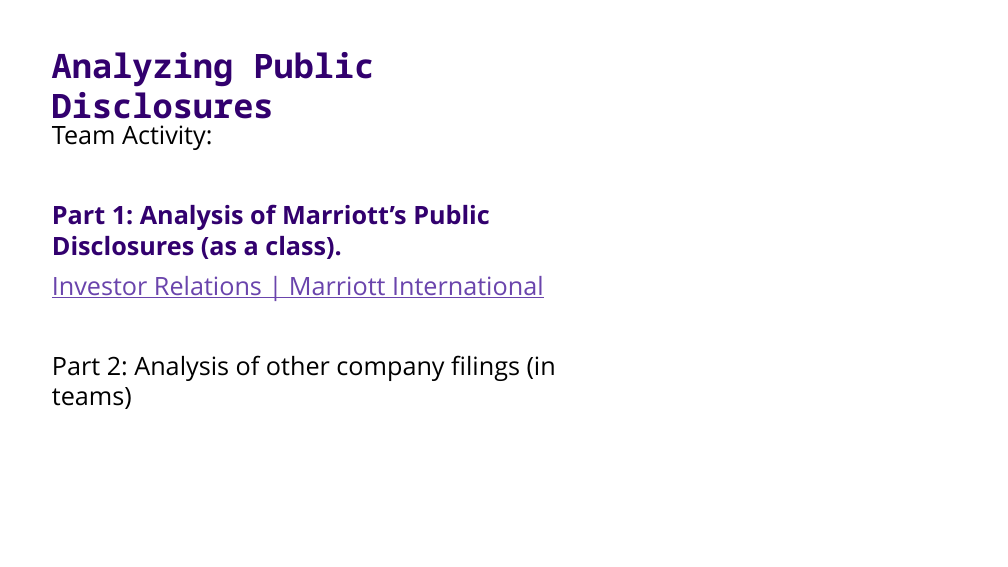
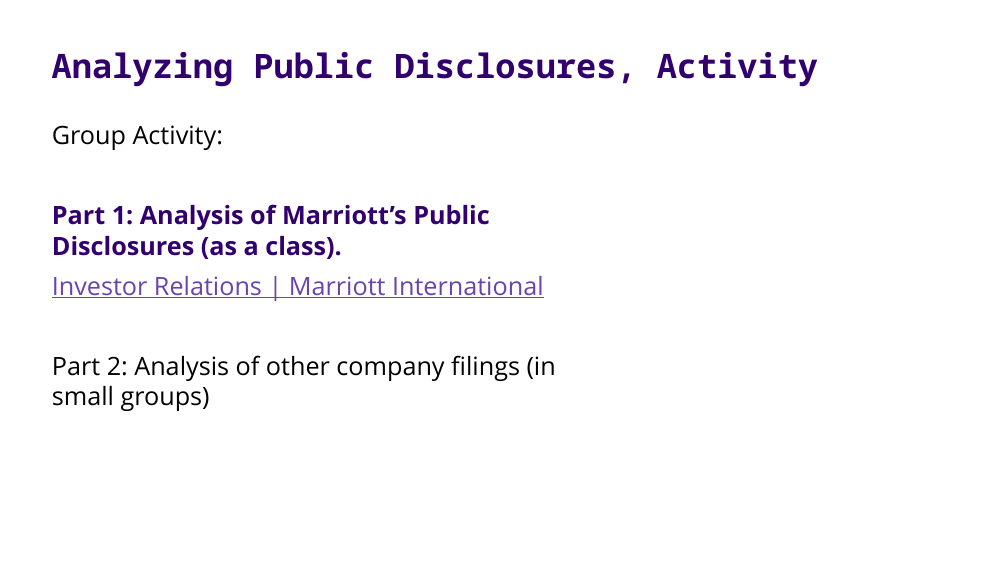
Before and after one commit to ashercurtis/slides.io, a slide deck: slide 32 of BUS AN_500/BUS AN500Class01_2026.pptx (slide 21 before the commit). Drawn at 1008x567 pixels with LibreOffice and Linux fonts; fonts in the diff are those of the drawing. Boxes give left, top, right and bottom in pixels: in the first picture for what was removed or moved away, otherwise in the second. Text is boxed around its words. In the diff, an @@ line names an element or a change of style, - is before the commit and + after.

```diff
--- a/BUS AN_500/BUS AN500Class01_2026.pptx
+++ b/BUS AN_500/BUS AN500Class01_2026.pptx
@@ title at box(52, 52, 818, 87): text changed @@
-Analyzing Public Disclosures
+Analyzing Public Disclosures, Activity
@@ text at box(52, 125, 223, 150): text changed @@
-Team Activity:
+Group Activity:
@@ text at box(52, 355, 556, 411): text changed @@
-Part 2: Analysis of other company filings (in teams)
+Part 2: Analysis of other company filings (in small groups)
```
Also in this commit, not shown: 11 other slides changed, 9 slides added, 3 slides removed, 1 other file.
